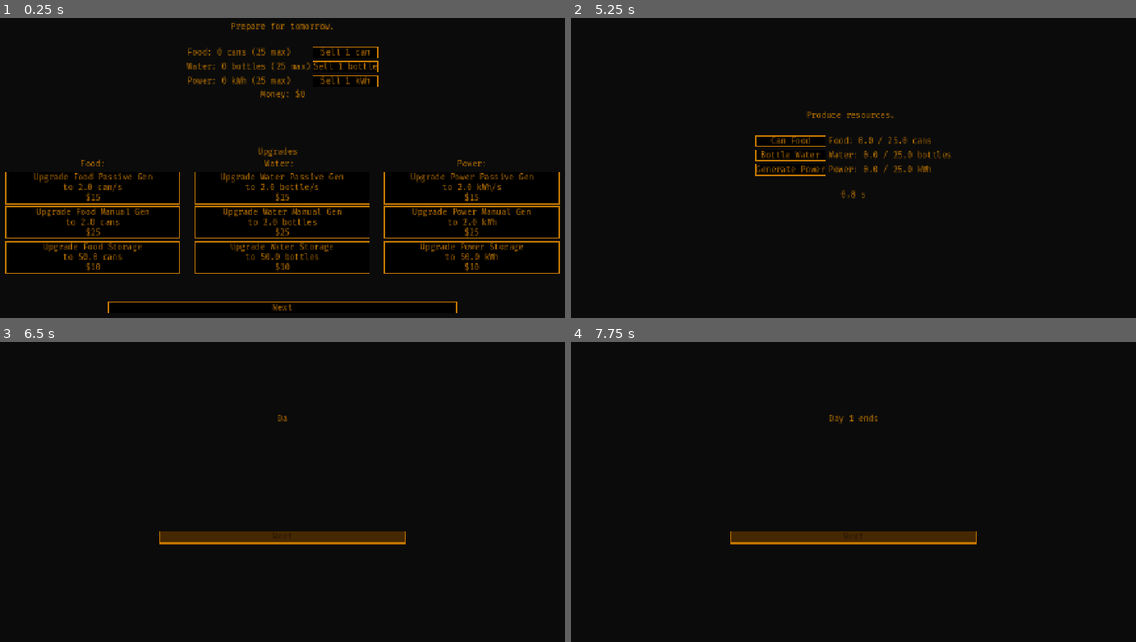
Above: before the commit, frames 1-4 (two rows, left to right).
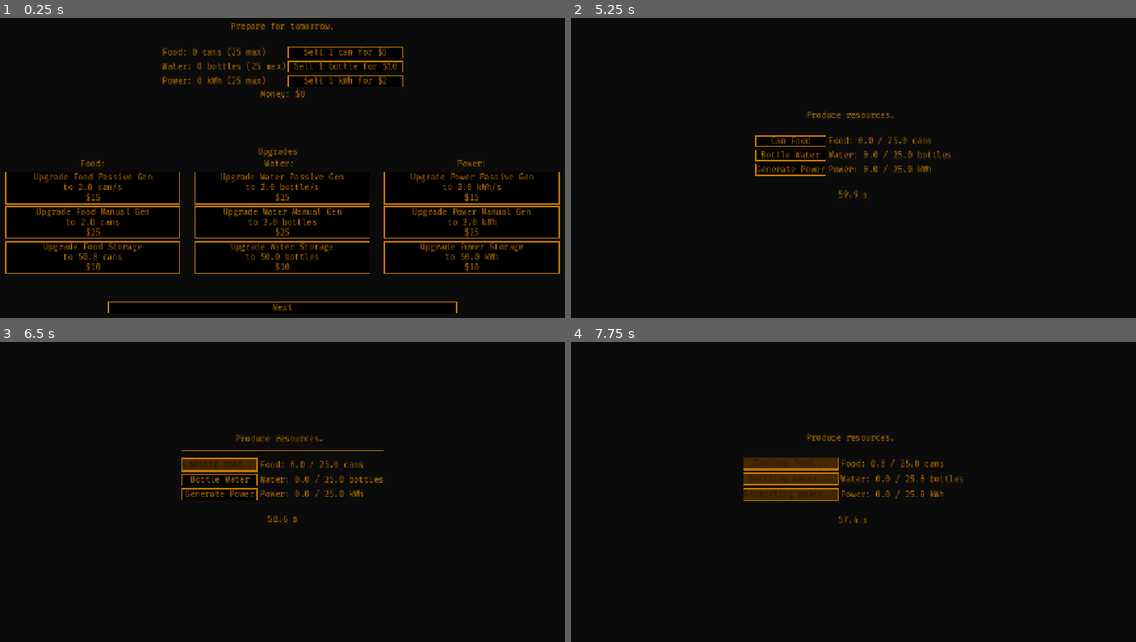
Above: after the commit, the same moments.

Repository: mihirlaud/hibern8
Game: Godot game, scene res://scenes/shop.tscn
Same seed, same stepped clock (60 frames per second), same inputs: the game is played once before the commit and once after it. This scene is started directly instead of the project's main scene.
Inputs (mouse positions are in pixels of both pictures, inside the frame that each line leads up to):
- Up to frame 1 (0.25 s): no input
- Up to frame 2 (5.25 s): click "Next" at 0.5 s; tap Enter at 1.25, 3.5 s; tap Space at 2.75, 4.25 s; click "Begin the day." at 5 s
- Up to frame 3 (6.5 s): click "Can Food" at 5.75 s
- Up to frame 4 (7.75 s): click (791, 480) at 6.5 s, where only the run after the commit has a clickable "Bottle Water"; click (791, 495) at 7.25 s, where only the run after the commit has a clickable "Generate Power"

The runs differ from the first frame. In frame 1, 1.6% of the frame differs, in the area x 28-72%, y 9-23%; in frame 2, less than 0.1%; in frame 3, 3.9%; in frame 4, 5.0%, in the area x 28-72%, y 24-68%.

Commit message:
Tweaks before first submission

Diff:
--- a/scenes/shop.tscn
+++ b/scenes/shop.tscn
@@ -128,18 +128,21 @@
 
 [node name="FoodPassiveUpgradeButton" type="Button" parent="MarginContainer/VBoxContainer/HBoxContainer/VBoxContainer" unique_id=475322819]
 layout_mode = 2
+size_flags_vertical = 3
 theme = ExtResource("2_xfvoa")
 text = "Upgrade Food
 Passive Gen"
 
 [node name="FoodManualUpgradeButton" type="Button" parent="MarginContainer/VBoxContainer/HBoxContainer/VBoxContainer" unique_id=814890174]
 layout_mode = 2
+size_flags_vertical = 3
 theme = ExtResource("2_xfvoa")
 text = "Upgrade Food
 Manual Gen"
 
 [node name="FoodStorageUpgradeButton" type="Button" parent="MarginContainer/VBoxContainer/HBoxContainer/VBoxContainer" unique_id=339811370]
 layout_mode = 2
+size_flags_vertical = 3
 theme = ExtResource("2_xfvoa")
 text = "Upgrade Food
 Storage"
@@ -161,18 +164,21 @@
 
 [node name="WaterPassiveUpgradeButton" type="Button" parent="MarginContainer/VBoxContainer/HBoxContainer/VBoxContainer2" unique_id=252126099]
 layout_mode = 2
+size_flags_vertical = 3
 theme = ExtResource("2_xfvoa")
 text = "Upgrade Water
 Passive Gen"
 
 [node name="WaterManualUpgradeButton" type="Button" parent="MarginContainer/VBoxContainer/HBoxContainer/VBoxContainer2" unique_id=1867201579]
 layout_mode = 2
+size_flags_vertical = 3
 theme = ExtResource("2_xfvoa")
 text = "Upgrade Water
 Manual Gen"
 
 [node name="WaterStorageUpgradeButton" type="Button" parent="MarginContainer/VBoxContainer/HBoxContainer/VBoxContainer2" unique_id=688846907]
 layout_mode = 2
+size_flags_vertical = 3
 theme = ExtResource("2_xfvoa")
 text = "Upgrade Water
 Storage"
@@ -194,18 +200,21 @@
 
 [node name="PowerPassiveUpgradeButton" type="Button" parent="MarginContainer/VBoxContainer/HBoxContainer/VBoxContainer3" unique_id=659540335]
 layout_mode = 2
+size_flags_vertical = 3
 theme = ExtResource("2_xfvoa")
 text = "Upgrade Power
 Passive Gen"
 
 [node name="PowerManualUpgradeButton" type="Button" parent="MarginContainer/VBoxContainer/HBoxContainer/VBoxContainer3" unique_id=1593698858]
 layout_mode = 2
+size_flags_vertical = 3
 theme = ExtResource("2_xfvoa")
 text = "Upgrade Power
 Manual Gen"
 
 [node name="PowerStorageUpgradeButton" type="Button" parent="MarginContainer/VBoxContainer/HBoxContainer/VBoxContainer3" unique_id=1247042677]
 layout_mode = 2
+size_flags_vertical = 3
 theme = ExtResource("2_xfvoa")
 text = "Upgrade Power
 Storage"
--- a/scripts/game_end.gd
+++ b/scripts/game_end.gd
@@ -15,6 +15,7 @@
 
 	label.text = "Winter begins.\n\n"
 	label.text += "You will only survive [b]" + str(actual_days) + "[/b] days.\n"
+	replay_button.disabled = true
 
 # Called every frame. 'delta' is the elapsed time since the previous frame.
 func _process(delta: float) -> void:
--- a/scripts/game_state.gd
+++ b/scripts/game_state.gd
@@ -13,8 +13,8 @@
 	STORAGE = 2,
 }
 
-const TOTAL_NUM_DAYS = 5
-const DAY_LENGTH_IN_S = 1.0
+const TOTAL_NUM_DAYS = 7
+const DAY_LENGTH_IN_S = 60.0
 const INITIAL_MANUAL_GEN_TIMES: Array = [5.0, 5.0, 5.0]
 const INITIAL_SELL_RATES = [5.0, 10.0, 2.0]
 const MAX_UPGRADE_LEVEL = 10
--- a/scripts/shop.gd
+++ b/scripts/shop.gd
@@ -14,6 +14,10 @@
 @onready var power_passive_upgrade_button: Button = $MarginContainer/VBoxContainer/HBoxContainer/VBoxContainer3/PowerPassiveUpgradeButton
 @onready var power_manual_upgrade_button: Button = $MarginContainer/VBoxContainer/HBoxContainer/VBoxContainer3/PowerManualUpgradeButton
 @onready var power_storage_upgrade_button: Button = $MarginContainer/VBoxContainer/HBoxContainer/VBoxContainer3/PowerStorageUpgradeButton
+
+@onready var sell_food_button: Button = $MarginContainer2/VBoxContainer/GridContainer/SellFoodButton
+@onready var sell_water_button: Button = $MarginContainer2/VBoxContainer/GridContainer/SellWaterButton
+@onready var sell_power_button: Button = $MarginContainer2/VBoxContainer/GridContainer/SellPowerButton
 
 func _ready() -> void:
 	pass
@@ -62,6 +66,10 @@
 	set_button_enabled(power_manual_upgrade_button, GameState.Upgrades.MANUAL_GEN, GameState.Resources.POWER)
 	set_button_enabled(power_storage_upgrade_button, GameState.Upgrades.STORAGE, GameState.Resources.POWER)
 
+	sell_food_button.text = " Sell 1 can for $" + str(int(floor(GameState.sell_rates[GameState.Resources.FOOD]))) + " "
+	sell_water_button.text = " Sell 1 bottle for $" + str(int(floor(GameState.sell_rates[GameState.Resources.WATER]))) + " "
+	sell_power_button.text = " Sell 1 kWh for $" + str(int(floor(GameState.sell_rates[GameState.Resources.POWER]))) + " "
+
 func _on_next_button_pressed() -> void:
 	get_tree().change_scene_to_file("res://scenes/day-start.tscn")
 
